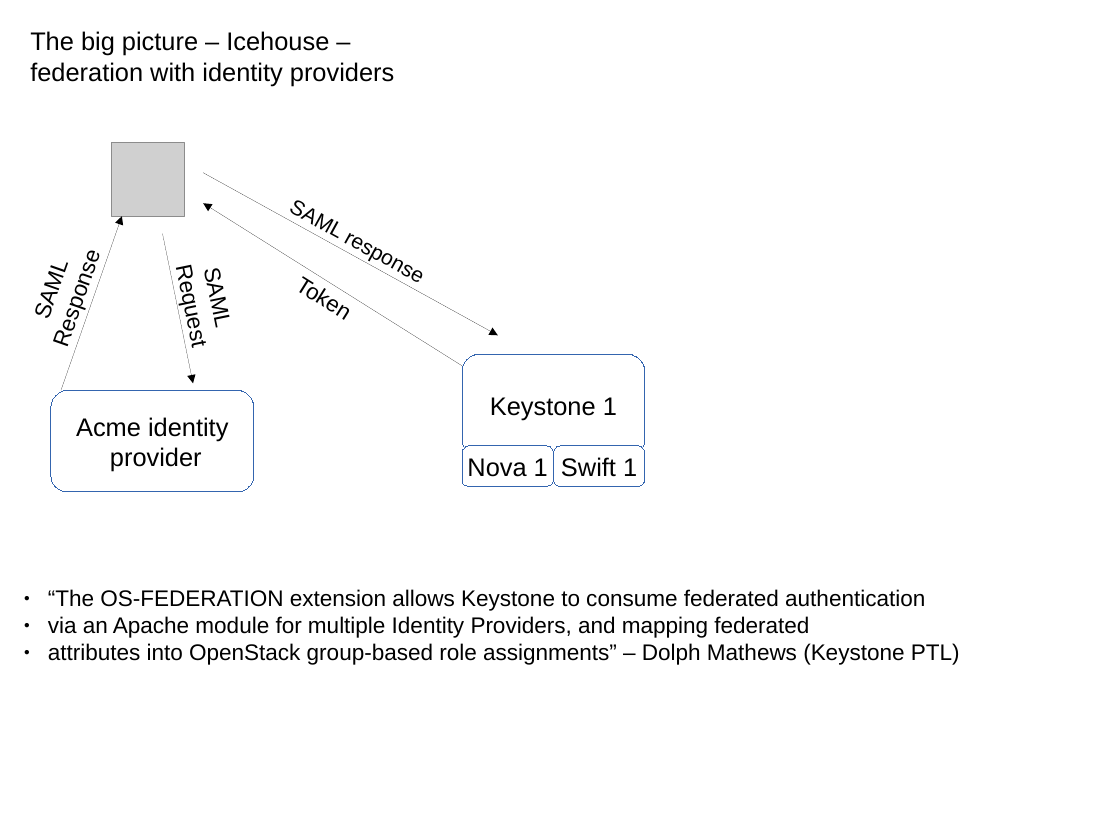
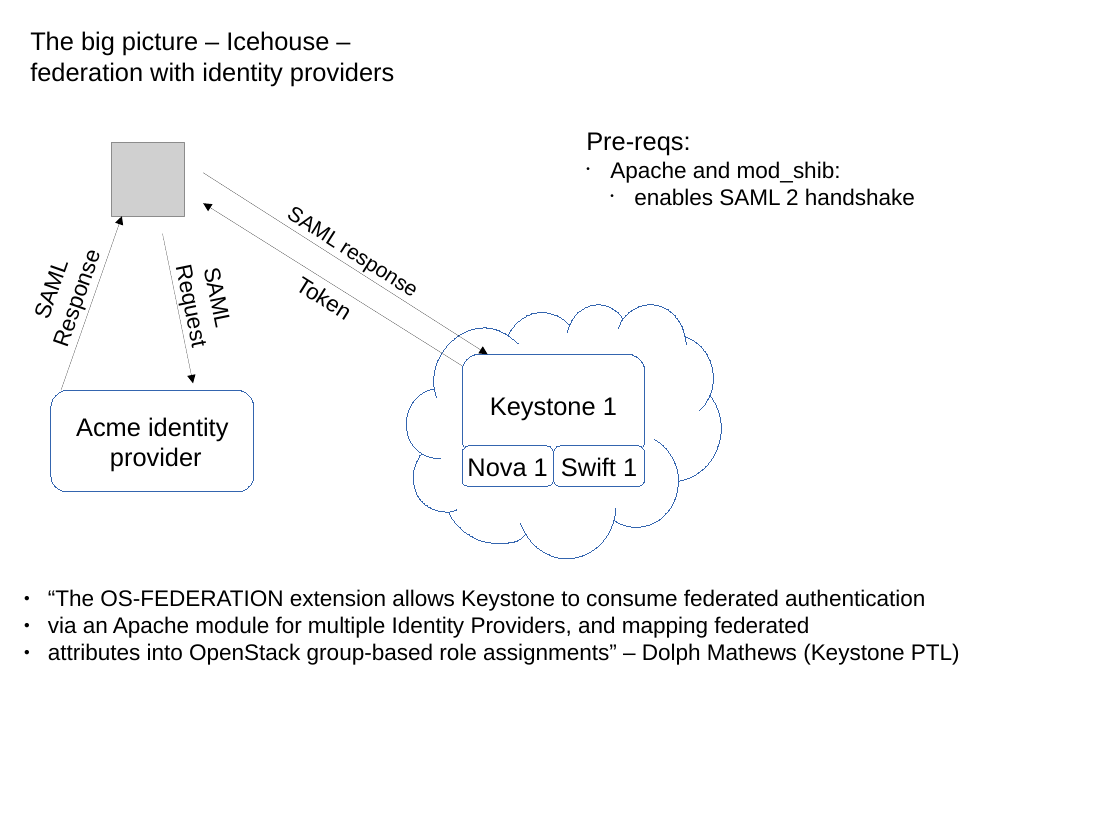
Before and after one commit to joesavak/OpenStackFederation, a slide deck: slide 5 of os-federation.odp. Drawn at 1120x840 pixels with LibreOffice and Linux fonts; fonts in the diff are those of the drawing; grey boxes stand for pictures. Boxes give left, top, right and bottom in pixels: in the first picture for what was removed or moved away, otherwise in the second. Text is boxed around its words. In the diff, an @@ line names an element or a change of style, - is before the commit and + after.

```diff
--- a/os-federation.odp
+++ b/os-federation.odp
@@ text added at (586, 132, 915, 206), 16 pt, text #000000 @@
+Pre-reqs:
+• Apache and mod_shib:
+  • enables SAML 2 handshake
@@ line "SAML response": place and size @@
-line "SAML response" at (203, 173, 498, 335)
+line "SAML response" at (203, 173, 488, 355)
@@ freeform shape added at (407, 305, 722, 559), outline #3465AF 0 pt @@
```
Also in this commit, not shown: 5 other slides changed, 1 slide added.
